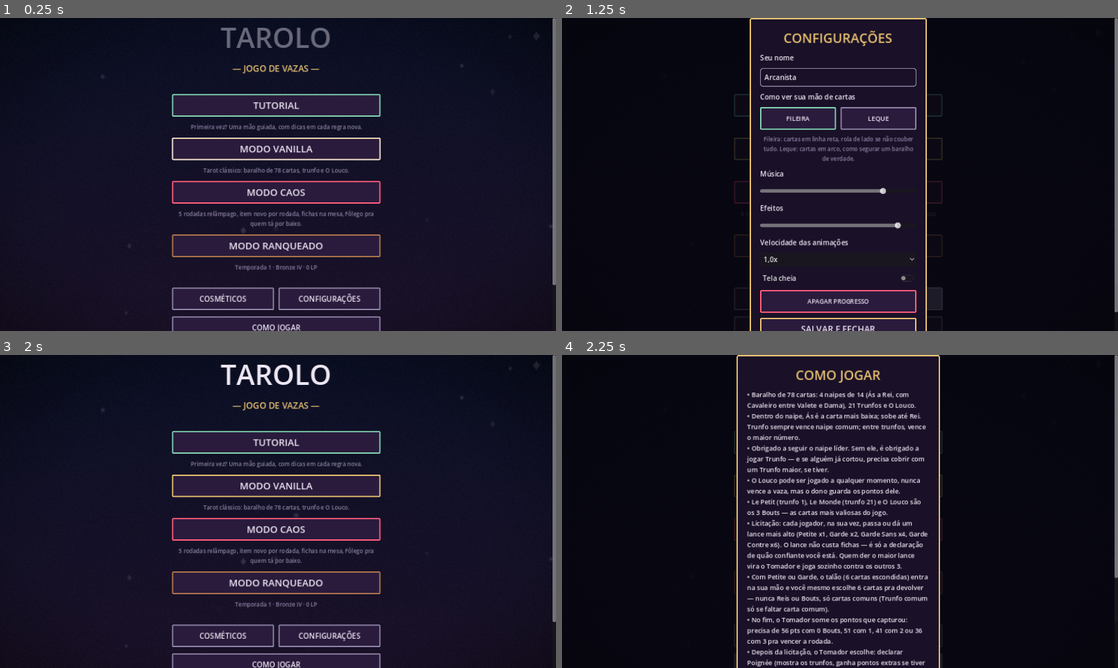
Above: before the commit, frames 1-4 (two rows, left to right).
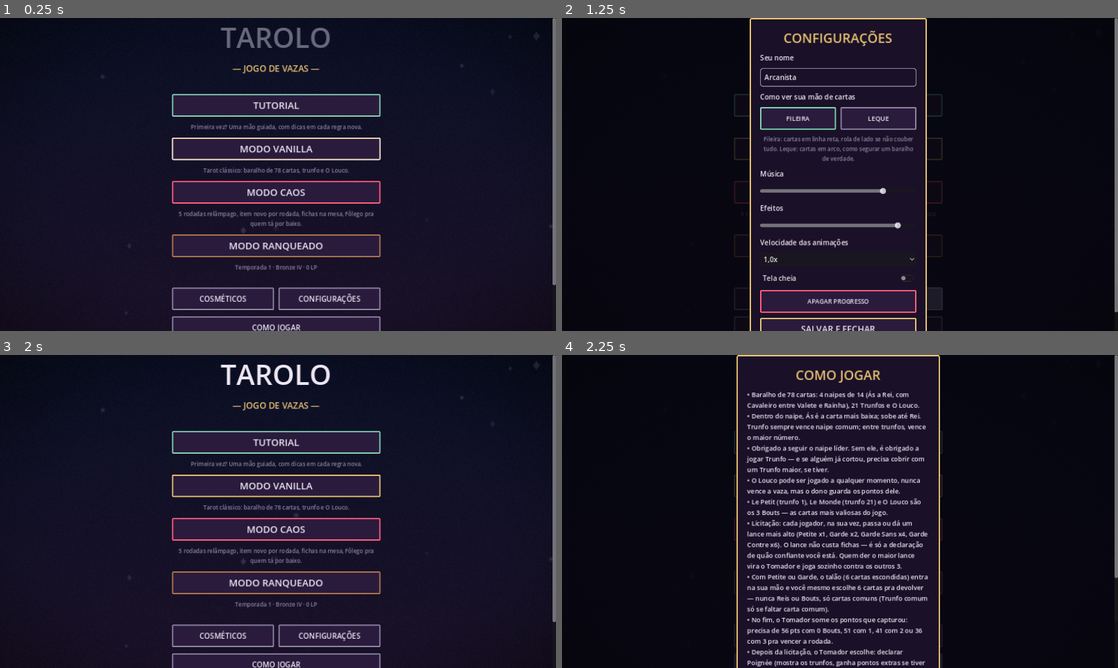
Above: after the commit, the same moments.

Repository: bluumcc/tarolo
Game: Godot game, scene res://scenes/MainMenu.tscn
Two runs of this game, one before a commit and one after it. Both use one fixed random seed, a clock stepped at 60 frames per second and the inputs below.
Inputs:
- Up to frame 1 (0.25 s): no input
- Up to frame 2 (1.25 s): click "CONFIGURAÇÕES" at 0.5 s
- Up to frame 3 (2 s): click "COMO JOGAR" at 1.25 s
- Up to frame 4 (2.25 s): click "COMO JOGAR" at 2 s

Frames 1-3 are identical in both runs. In frame 4, 0.2% of the frame differs, in the area x 47-65%, y 15-18%.

Commit message:
Corrige abreviação das cartas de figura (J/N/Q/K) e renomeia Dama->Rainha
Valete/Cavaleiro/Rainha/Rei agora abreviam como J/N/Q/K (rank_label()),
em vez de V/C/D/R. "Dama" renomeado pra "Rainha" em toda parte (regras
do menu, comentários, testes) pra ficar consistente com o novo rótulo.

111 testes OK.

Co-Authored-By: Claude Sonnet 5 <noreply@anthropic.com>
Claude-Session: https://claude.ai/code/session_011qPhSZ6VtyM6UvSSPJpf4k

Diff:
--- a/scripts/core/card_data.gd
+++ b/scripts/core/card_data.gd
@@ -48,7 +48,7 @@
 	return rank
 
 
-## Pontuação oficial do Jeu de Tarot: Rei/Bout = 4,5 · Dama = 3,5 · Cavaleiro = 2,5 ·
+## Pontuação oficial do Jeu de Tarot: Rei/Bout = 4,5 · Rainha = 3,5 · Cavaleiro = 2,5 ·
 ## Valete = 1,5 · qualquer outra carta (números e trunfos comuns) = 0,5.
 func points() -> float:
 	if is_bout():
@@ -57,7 +57,7 @@
 		return 0.5
 	match rank:
 		14: return 4.5  # Rei
-		13: return 3.5  # Dama
+		13: return 3.5  # Rainha
 		12: return 2.5  # Cavaleiro
 		11: return 1.5  # Valete
 		_: return 0.5
@@ -70,10 +70,10 @@
 		return str(rank)
 	match rank:
 		1: return "A"
-		11: return "V"
-		12: return "C"
-		13: return "D"
-		14: return "R"
+		11: return "J"
+		12: return "N"
+		13: return "Q"
+		14: return "K"
 	return str(rank)
 
 
@@ -87,7 +87,7 @@
 	if is_trunfo():
 		var label := "Le Petit" if rank == PETIT else ("Le Monde" if rank == MONDE else "Trunfo %d" % rank)
 		return label
-	var names := {1: "Ás", 11: "Valete", 12: "Cavaleiro", 13: "Dama", 14: "Rei"}
+	var names := {1: "Ás", 11: "Valete", 12: "Cavaleiro", 13: "Rainha", 14: "Rei"}
 	var r: String = names.get(rank, str(rank))
 	return "%s de %s" % [r, SUIT_NAMES[suit]]
 
--- a/scripts/core/deck.gd
+++ b/scripts/core/deck.gd
@@ -1,7 +1,7 @@
 class_name Deck
 extends RefCounted
 ## Monta e distribui o baralho fixo de 78 cartas do Tarot: 4 naipes × 14 (Ás a Rei,
-## passando por Valete/Cavaleiro/Dama) + 21 Trunfos + O Louco.
+## passando por Valete/Cavaleiro/Rainha) + 21 Trunfos + O Louco.
 
 const TOTAL_CARDS := 78
 const CHIEN_SIZE := 6  # talão do modo Vanilla (4 jogadores × 18 cartas + 6 = 78)
--- a/scripts/ui/main_menu.gd
+++ b/scripts/ui/main_menu.gd
@@ -332,7 +332,7 @@
 
 func _open_rules() -> void:
 	var v := _modal("COMO JOGAR")
-	var text := """• Baralho de 78 cartas: 4 naipes de 14 (Ás a Rei, com Cavaleiro entre Valete e Dama), 21 Trunfos e O Louco.
+	var text := """• Baralho de 78 cartas: 4 naipes de 14 (Ás a Rei, com Cavaleiro entre Valete e Rainha), 21 Trunfos e O Louco.
 • Dentro do naipe, Ás é a carta mais baixa; sobe até Rei. Trunfo sempre vence naipe comum; entre trunfos, vence o maior número.
 • Obrigado a seguir o naipe líder. Sem ele, é obrigado a jogar Trunfo — e se alguém já cortou, precisa cobrir com um Trunfo maior, se tiver.
 • O Louco pode ser jogado a qualquer momento, nunca vence a vaza, mas o dono guarda os pontos dele.
--- a/tests/test_runner.gd
+++ b/tests/test_runner.gd
@@ -65,7 +65,7 @@
 
 func _test_points() -> void:
 	check(is_equal_approx(c(0, 14).points(), 4.5), "Rei vale 4,5")
-	check(is_equal_approx(c(0, 13).points(), 3.5), "Dama vale 3,5")
+	check(is_equal_approx(c(0, 13).points(), 3.5), "Rainha vale 3,5")
 	check(is_equal_approx(c(0, 12).points(), 2.5), "Cavaleiro vale 2,5")
 	check(is_equal_approx(c(0, 11).points(), 1.5), "Valete vale 1,5")
 	check(is_equal_approx(c(0, 5).points(), 0.5), "carta numérica vale 0,5")
